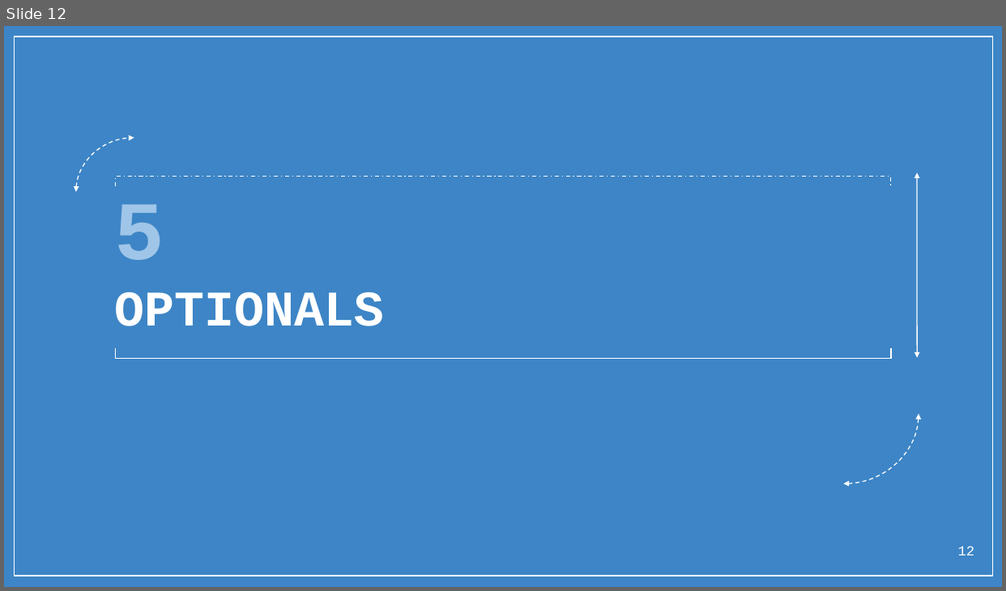
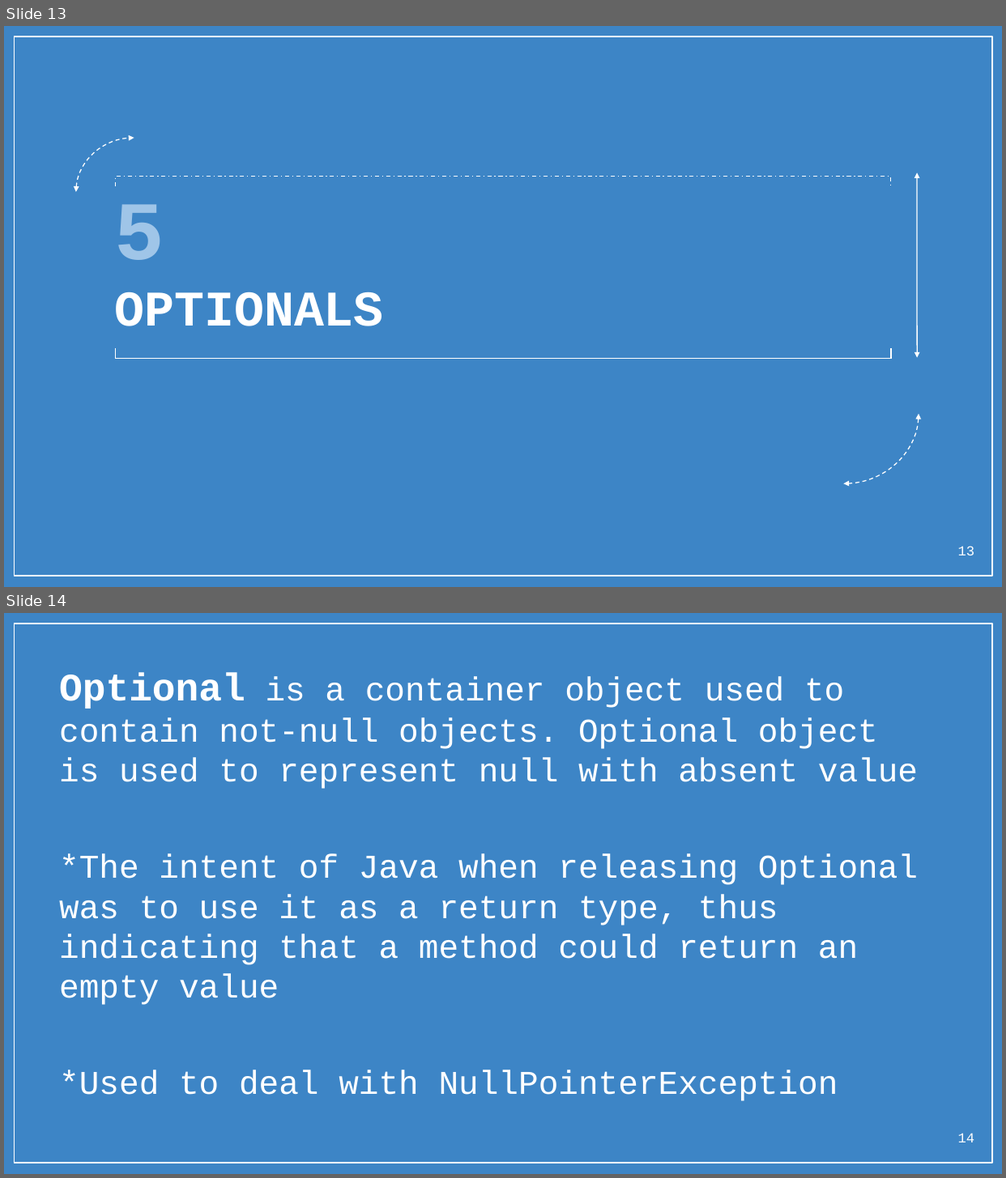
Before and after one commit to ghousek1/trashcan, a slide deck: Java8Features.pptx. Shown one above the other, each under a label of ours: slide 12 before the commit, slides 13 and 14 after it. The pictures are 1006x591 and 1006x1178 pixels, drawn with LibreOffice and Linux fonts; fonts in the diff are those of the drawing; background and template pictures are left out. Boxes give left, top, right and bottom in pixels: in the first picture for what was removed or moved away, otherwise in the second. Text is boxed around its words. In the diff, an @@ line names an element or a change of style, - is before the commit and + after.

```diff
--- a/Java8Features.pptx
+++ b/Java8Features.pptx
@@ slide 14 added at (4, 613, 1002, 1174), background picture (left out); not listed: 1 template element that a slide beside it also shows @@
@@ text added at (59, 673, 918, 1101), 24 pt, text #FFFFFF @@
+Optional is a container object used to contain not-null objects. Optional object is used to represent null with absent value
+*The intent of Java when releasing Optional was to use it as a return type, thus indicating that a method could return an empty value
+*Used to deal with NullPointerException
@@ page number added at (958, 1133, 974, 1143), 10 pt, text #FFFFFF @@
+14
@@ what was slide 12 is now slide 13 @@
@@ page number at (958, 546, 974, 556): text changed @@
-12
+13
```
Also in this commit, not shown: 11 other slides changed, 1 other slide added, 1 slide removed.
